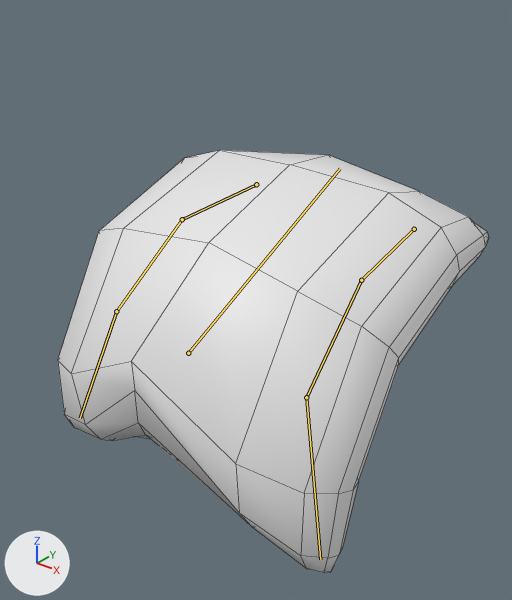
What one commit did to the FBX model TheCleanQueen/Assets/Art/Monsters/kussen.fbx.
Camera for both pictures: a camera (50 mm lens) standing at (0.674, -0.674, 0.793) and looking at (0.023, 0.139, 0.289). Arrows for +X, +Y and +Z are at lower left; the lights stay in place. Both versions are drawn at frame 1 of the action 'wak'; the numbers are the values there. The bones that change are drawn over the model as lines. Mesh edges are drawn as thin lines.

Names of what the first picture shows: 'Losse kussen'.
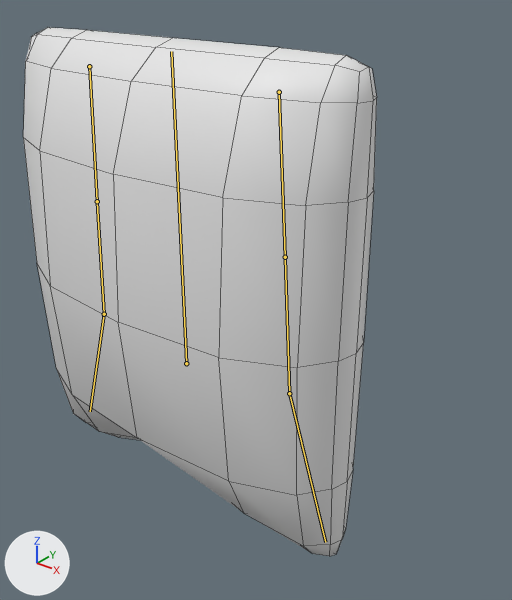
The change, as a list of edits to the scene's bpy script:
```text
Change bone_pivot:
    where bone_pivot = bpy.data.objects['Armature'].pose.bones['pivot']
    bone_pivot.location: (0.0, 0.017, -0.006) -> (0.0, 0.0, 0.0)
    bone_pivot.rotation_quaternion: (0.848, -0.529, 0.0, 0.0) -> (1.0, 0.0, 0.0, 0.0)  # degrees (-64, 0, 0) -> degrees (0, 0, 0)
Change bone_bone:
    where bone_bone = bpy.data.objects['Armature'].pose.bones['Bone']  # child of 'pivot'
    bone_bone.location: (0.03, 0.022, -0.002) -> (0.0, 0.0, 0.0)
    bone_bone.rotation_quaternion: (0.983, -0.008, -0.02, 0.181) -> (1.0, 0.0, 0.0, 0.0)  # degrees (-1, -2, 21) -> degrees (0, 0, 0)
Change bone_bone_002:
    where bone_bone_002 = bpy.data.objects['Armature'].pose.bones['Bone.002']  # child of 'Bone'
    bone_bone_002.rotation_quaternion: (0.958, 0.001, 0.009, -0.286) -> (1.0, 0.0, 0.0, 0.0)  # degrees (0, 1, -33) -> degrees (0, 0, 0)
Change bone_bone_001:
    where bone_bone_001 = bpy.data.objects['Armature'].pose.bones['Bone.001']  # child of 'Bone.002'
    bone_bone_001.rotation_quaternion: (0.944, 0.003, -0.086, -0.318) -> (1.0, 0.0, 0.0, 0.0)  # degrees (4, -9, -38) -> degrees (0, 0, 0)
Change bone_bone_003:
    where bone_bone_003 = bpy.data.objects['Armature'].pose.bones['Bone.003']  # child of 'pivot'
    bone_bone_003.location: (0.049, 0.02, 0.015) -> (0.0, 0.0, 0.0)
    bone_bone_003.rotation_quaternion: (0.983, -0.053, -0.042, 0.169) -> (1.0, 0.0, 0.0, 0.0)  # degrees (-7, -4, 20) -> degrees (0, 0, 0)
Change bone_bone_004:
    where bone_bone_004 = bpy.data.objects['Armature'].pose.bones['Bone.004']  # child of 'Bone.003'
    bone_bone_004.rotation_quaternion: (0.958, 0.07, 0.044, -0.274) -> (1.0, 0.0, 0.0, 0.0)  # degrees (6, 7, -32) -> degrees (0, 0, 0)
Change bone_bone_005:
    where bone_bone_005 = bpy.data.objects['Armature'].pose.bones['Bone.005']  # child of 'Bone.004'
    bone_bone_005.rotation_quaternion: (0.944, 0.3, 0.11, -0.079) -> (1.0, 0.0, 0.0, 0.0)  # degrees (35, 15, -5) -> degrees (0, 0, 0)
```

Where the change shows, as pixel boxes [x1, y1, x2, y2] in the pictures (512 x 600 px):
'Losse kussen', posed (18% narrower, 25% taller): before [58, 150, 488, 573]; after [23, 27, 377, 556]
bone 'pivot', root to tip: before (188, 353) to (340, 168); after (186, 363) to (171, 51)
bone 'Bone', root to tip: before (256, 184) to (182, 219); after (89, 66) to (97, 201)
bone 'Bone.002', root to tip: before (182, 219) to (116, 311); after (97, 201) to (104, 314)
bone 'Bone.001', root to tip: before (116, 311) to (80, 418); after (104, 314) to (90, 411)
bone 'Bone.003', root to tip: before (414, 229) to (361, 280); after (279, 92) to (285, 257)
bone 'Bone.004', root to tip: before (361, 280) to (306, 397); after (285, 257) to (289, 393)
bone 'Bone.005', root to tip: before (306, 397) to (320, 559); after (289, 393) to (325, 542)
